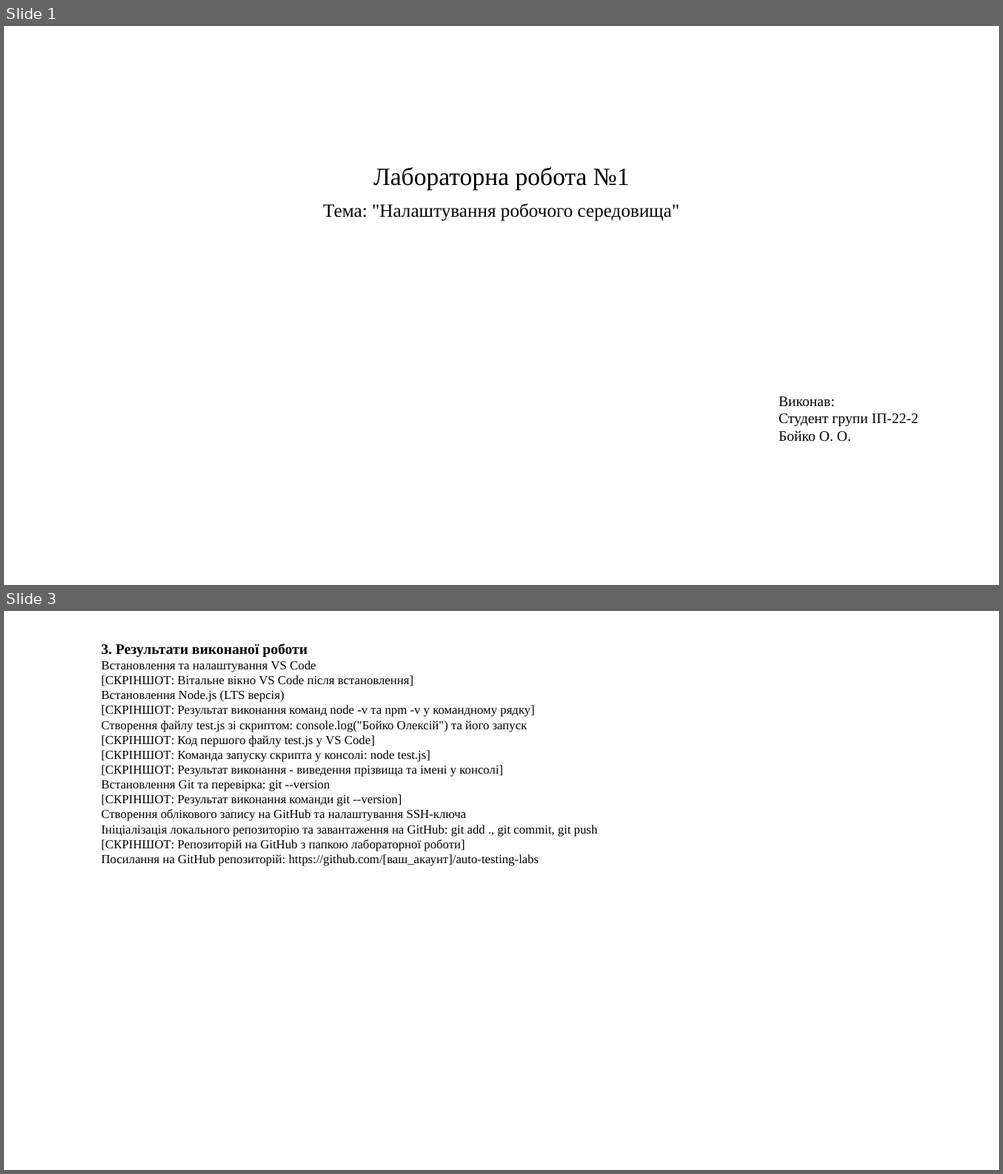
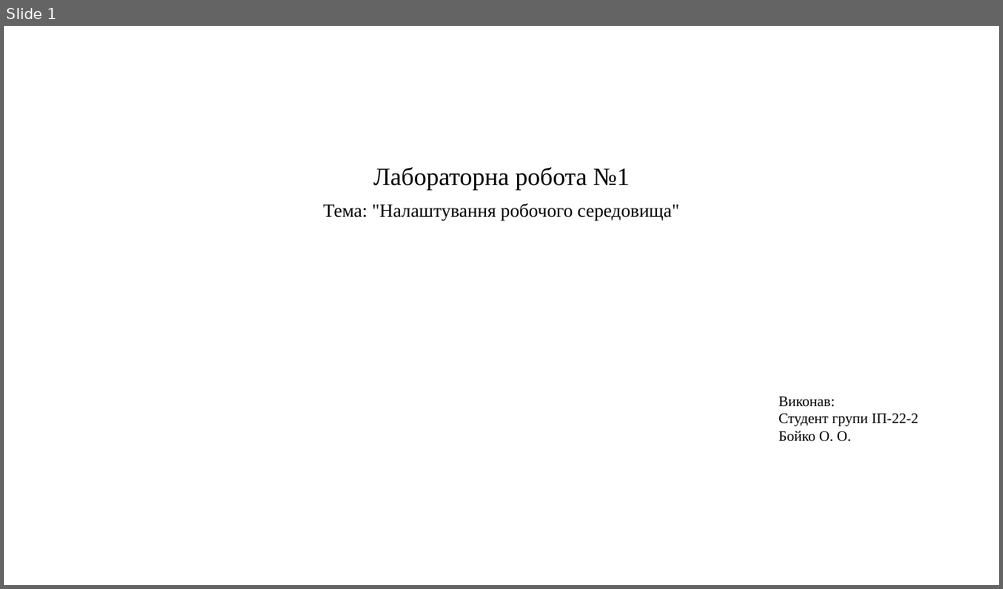
Before and after one commit to AlexBoiko412/auto-testing-lab1, a slide deck: Лабораторна_1.pptx. Shown one above the other, each under a label of ours: slides 1 and 3 before the commit, slide 1 after it; the slides between them are not shown. The pictures are 1003x1174 and 1003x589 pixels, drawn with LibreOffice and Linux fonts; fonts in the diff are those of the drawing. Boxes give left, top, right and bottom in pixels: in the first picture for what was removed or moved away, otherwise in the second. Text is boxed around its words. In the diff, an @@ line names an element or a change of style, - is before the commit and + after.

```diff
--- a/Лабораторна_1.pptx
+++ b/Лабораторна_1.pptx
@@ slide 3 removed at [4,611,999,1170], background #FFFFFF @@
@@ text removed at [101,644,597,866] @@
-3. Результати виконаної роботи
-Встановлення та налаштування VS Code
-[СКРІНШОТ: Вітальне вікно VS Code після встановлення]
-Встановлення Node.js (LTS версія)
-[СКРІНШОТ: Результат виконання команд node -v та npm -v у командному рядку]
-Створення файлу test.js зі скриптом: console.log("Бойко Олексій") та його запуск
-[СКРІНШОТ: Код першого файлу test.js у VS Code]
-[СКРІНШОТ: Команда запуску скрипта у консолі: node test.js]
-[СКРІНШОТ: Результат виконання - виведення прізвища та імені у консолі]
-Встановлення Git та перевірка: git --version
-[СКРІНШОТ: Результат виконання команди git --version]
-Створення облікового запису на GitHub та налаштування SSH-ключа
-Ініціалізація локального репозиторію та завантаження на GitHub: git add ., git commit, git push
-[СКРІНШОТ: Репозиторій на GitHub з папкою лабораторної роботи]
-Посилання на GitHub репозиторій: https://github.com/[ваш_акаунт]/auto-testing-labs
```
Also in this commit, not shown: 2 slides changed, 1 slide added.
